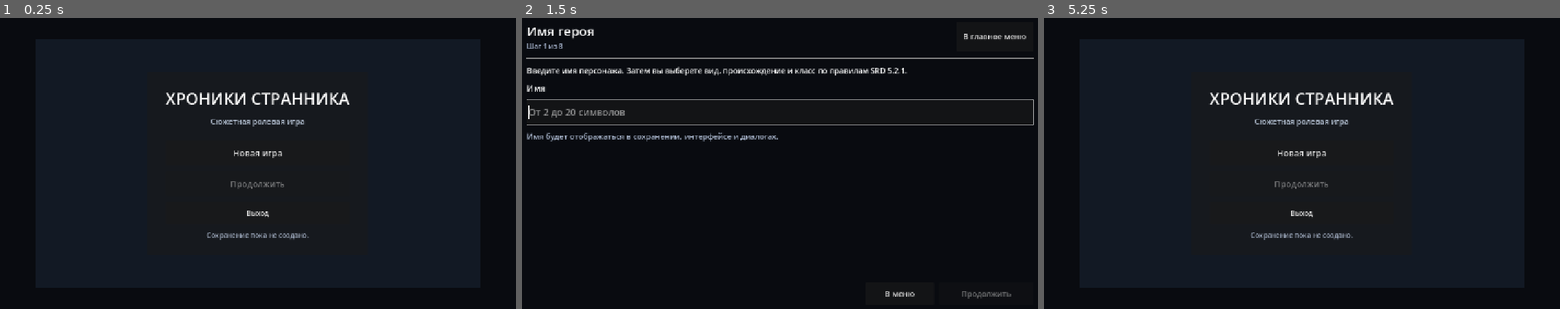
Above: before the commit, frames 1-3 (left to right).
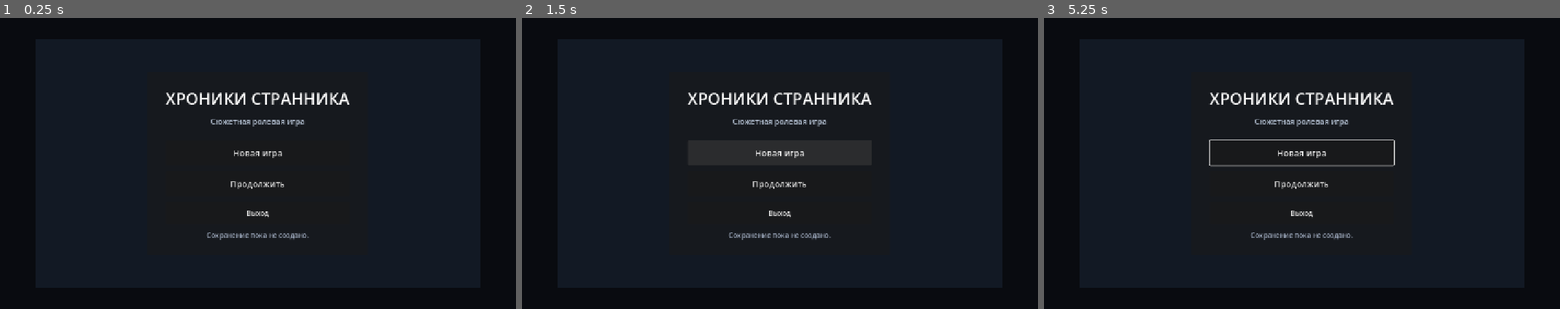
Above: after the commit, the same moments.

Repository: eretenkodaniil16-rgb/rpg-project
Game: Godot game, scene res://scenes/menus/main_menu.tscn
Same seed, same stepped clock (60 frames per second), same inputs: the game is played once before the commit and once after it.
Inputs (mouse positions are in pixels of both pictures, inside the frame that each line leads up to):
- Up to frame 1 (0.25 s): no input
- Up to frame 2 (1.5 s): click (780, 183) at 0.5 s, where only the run after the commit has a clickable "Продолжить"; click "Новая игра" at 1.25 s
- Up to frame 3 (5.25 s): click (1302, 151) at 2 s, where only the run after the commit has a clickable "Новая игра"; click (1518, 35) at 2.75 s, where only the run before the commit has a clickable "В главное меню"; click "Новая игра" at 3.5 s; click (1420, 294) at 4.25 s, where only the run before the commit has a clickable "В меню"; tap Enter (ui_accept) at 5 s; move the mouse to (1420, 148) at 5.02 s; hold Right (ui_right) from 5.03 s (still down); tap C at 5.1 s; click (1420, 148) at 5.17 s

The runs differ from the first frame. In frame 1, 0.1% of the frame differs, in the area x 44-56%, y 56-59%; in frame 2, 8.0%, in the area x 0-100%, y 3-97%; in frame 3, 0.5%.
Error after the commit: Parse Error: Could not preload resource script "res://scripts/ui/save_slots_panel.gd". (res://scripts/menus/main_menu.gd:5)

Commit message:
feat: choose save file from continue menu

Diff:
--- a/scripts/menus/main_menu.gd
+++ b/scripts/menus/main_menu.gd
@@ -2,14 +2,24 @@
 
 const GAME_SCENE: String = "res://scenes/game/game.tscn"
 const CHARACTER_CREATOR_SCENE: String = "res://scenes/character_creation/character_creator.tscn"
+const SAVE_SLOTS_PANEL_SCRIPT: Script = preload("res://scripts/ui/save_slots_panel.gd")
 
 @onready var continue_button: Button = $CenterContainer/MenuPanel/MarginContainer/VBoxContainer/ContinueButton
 @onready var status_label: Label = $CenterContainer/MenuPanel/MarginContainer/VBoxContainer/StatusLabel
 
+var _save_slots_panel: SaveSlotsPanel
+
 
 func _ready() -> void:
-	continue_button.disabled = not GameState.has_save()
-	status_label.text = "Найдена сохранённая игра." if GameState.has_save() else "Сохранение пока не создано."
+	_install_save_slots_panel()
+	_refresh_save_status()
+	if not GameState.save_slots_changed.is_connected(_refresh_save_status):
+		GameState.save_slots_changed.connect(_refresh_save_status)
+
+
+func _exit_tree() -> void:
+	if GameState.save_slots_changed.is_connected(_refresh_save_status):
+		GameState.save_slots_changed.disconnect(_refresh_save_status)
 
 
 func _on_new_game_pressed() -> void:
@@ -17,12 +27,42 @@
 
 
 func _on_continue_pressed() -> void:
-	if GameState.load_game():
-		get_tree().change_scene_to_file(GAME_SCENE)
-	else:
-		status_label.text = "Не удалось загрузить сохранение."
-		continue_button.disabled = true
+	if not GameState.has_save():
+		_refresh_save_status()
+		return
+	_save_slots_panel.open_for_load()
 
 
 func _on_quit_pressed() -> void:
 	get_tree().quit()
+
+
+func _install_save_slots_panel() -> void:
+	_save_slots_panel = SAVE_SLOTS_PANEL_SCRIPT.new() as SaveSlotsPanel
+	_save_slots_panel.name = "SaveSlotsPanel"
+	_save_slots_panel.load_completed.connect(_on_save_loaded)
+	add_child(_save_slots_panel)
+
+
+func _on_save_loaded(success: bool, _kind: String, _slot_id: int) -> void:
+	if success:
+		get_tree().change_scene_to_file(GAME_SCENE)
+		return
+	status_label.text = "Не удалось загрузить выбранное сохранение."
+
+
+func _refresh_save_status() -> void:
+	var manual_count: int = 0
+	for entry: Dictionary in GameState.list_manual_save_slots():
+		if bool(entry.get("exists", false)):
+			manual_count += 1
+	var has_autosave: bool = bool(GameState.get_autosave_entry().get("exists", false))
+	continue_button.disabled = manual_count == 0 and not has_autosave
+	if continue_button.disabled:
+		status_label.text = "Сохранения пока не созданы."
+	elif manual_count > 0 and has_autosave:
+		status_label.text = "Доступно ручных сохранений: %d · есть автосохранение." % manual_count
+	elif manual_count > 0:
+		status_label.text = "Доступно ручных сохранений: %d." % manual_count
+	else:
+		status_label.text = "Доступно автосохранение."
